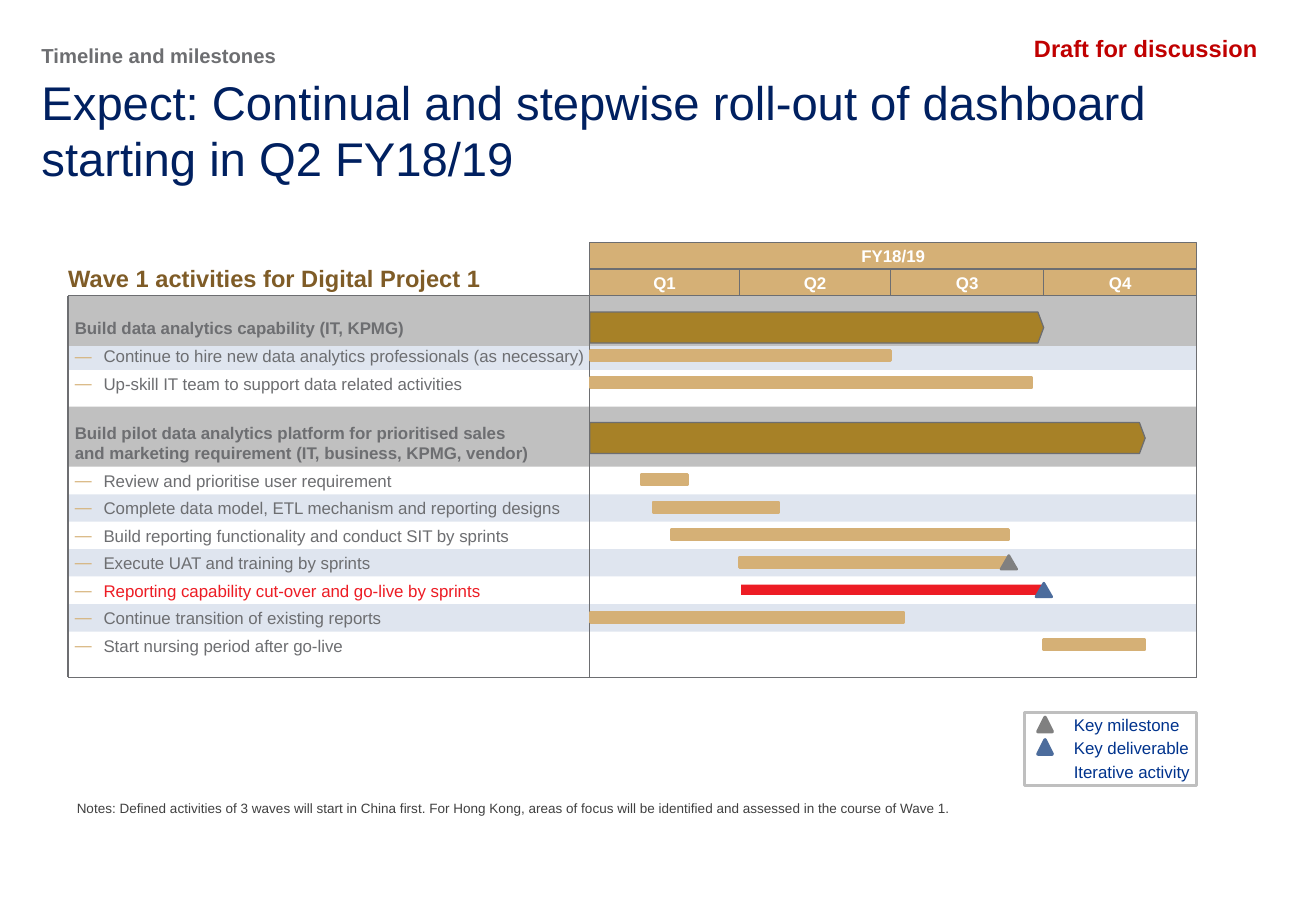
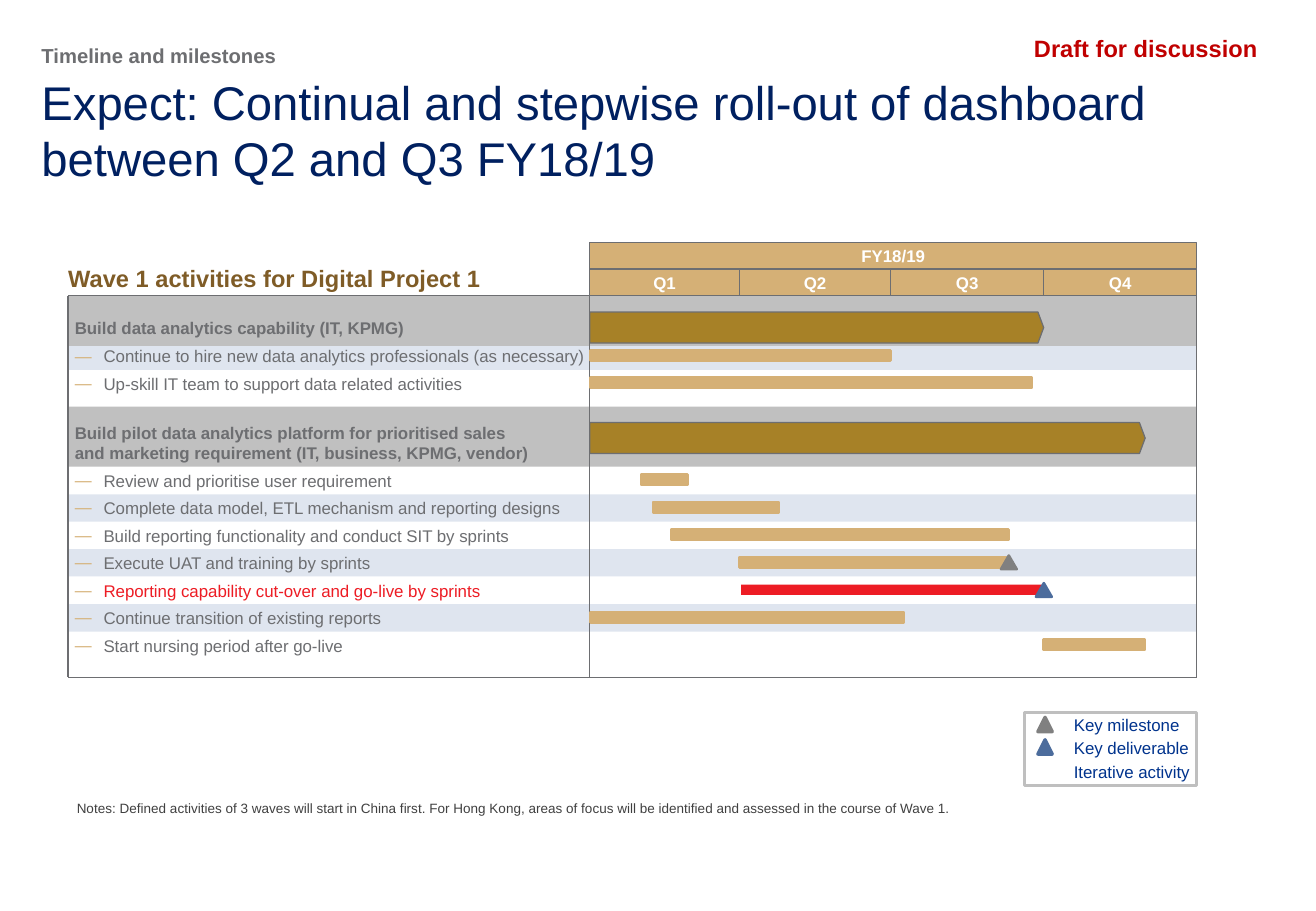
Before and after one commit to tkktommy/Compen, a slide deck: slide 6 of VIHL_Real-time Data Analytics - BRD - Makreitng.pptx. Drawn at 1316x911 pixels with LibreOffice and Linux fonts; fonts in the diff are those of the drawing; background and template pictures are left out. Boxes give left, top, right and bottom in pixels: in the first picture for what was removed or moved away, otherwise in the second. Text is boxed around its words. In the diff, an @@ line names an element or a change of style, - is before the commit and + after.

```diff
--- a/VIHL_Real-time Data Analytics - BRD - Makreitng.pptx
+++ b/VIHL_Real-time Data Analytics - BRD - Makreitng.pptx
@@ title at (41,85,1146,185): text changed @@
-Expect: Continual and stepwise roll-out of dashboard starting in Q2 FY18/19
+Expect: Continual and stepwise roll-out of dashboard between Q2 and Q3 FY18/19
```
Also in this commit, not shown: 5 other slides changed, 5 slides added, 1 slide removed, 1 other file.
